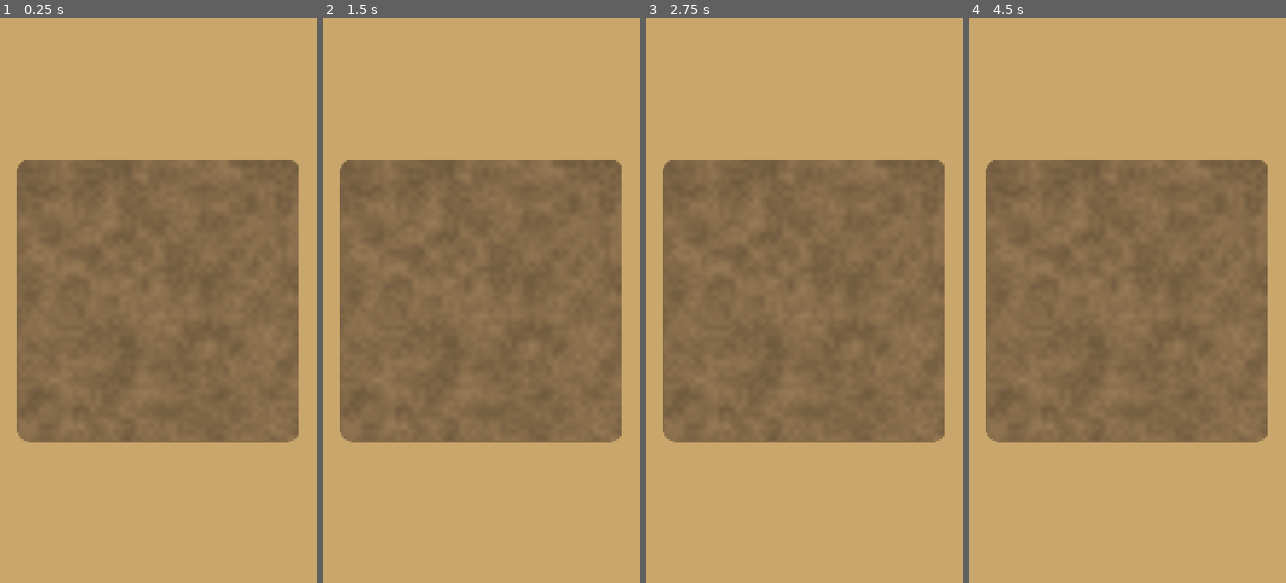
Above: before the commit, frames 1-4 (left to right).
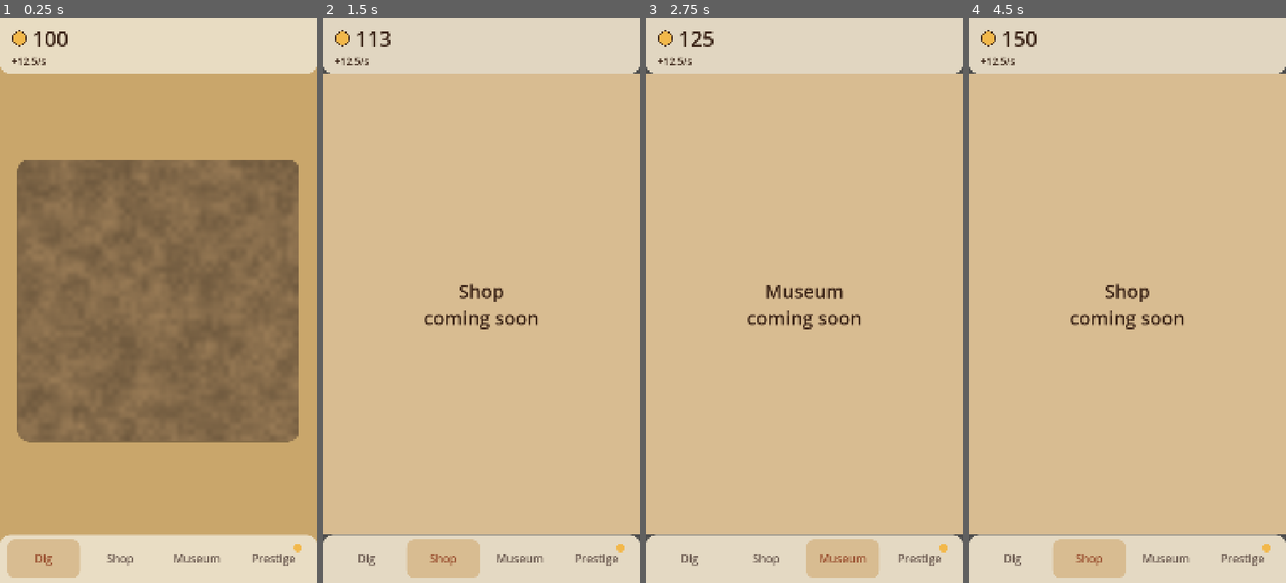
Above: after the commit, the same moments.

Repository: manofwhitebrown/Dust-Bones
Game: Godot game, scene res://scenes/main.tscn
The game is run twice, just before and just after one commit, with the same random seed, the same clock (stepped at 60 frames per second) and the same inputs.
Inputs (mouse positions are in pixels of both pictures, inside the frame that each line leads up to):
- Up to frame 1 (0.25 s): no input
- Up to frame 2 (1.5 s): click (367, 560) at 0.5 s, where only the run after the commit has a clickable "Dig"; click (443, 560) at 1.25 s, where only the run after the commit has a clickable "Shop"
- Up to frame 3 (2.75 s): click (842, 560) at 2 s, where only the run after the commit has a clickable "Museum"
- Up to frame 4 (4.5 s): click (1241, 560) at 2.75 s, where only the run after the commit has a clickable "Prestige"; click (1013, 560) at 3.5 s, where only the run after the commit has a clickable "Dig"; click (1089, 560) at 4.25 s, where only the run after the commit has a clickable "Shop"

The runs differ from the first frame. In frame 1, 18% of the frame differs, in the area x 0-100%, y 0-100%; in frame 2, 100%; in frame 3, 100%; in frame 4, 100%.

Commit message:
feat(ui): shared theme, HUD (tick numbers, safe-area), bottom nav + tab shell; build APK on ai-ui pushes

Diff:
--- /dev/null
+++ b/scenes/hud.tscn
@@ -0,0 +1,93 @@
+[gd_scene format=3]
+
+[ext_resource type="Script" path="res://src/ui/hud.gd" id="1_hud"]
+[ext_resource type="Script" path="res://src/ui/tick_label.gd" id="2_tick"]
+
+[sub_resource type="StyleBoxFlat" id="Style_coin"]
+bg_color = Color(0.949, 0.722, 0.294, 1)
+corner_radius_top_left = 26
+corner_radius_top_right = 26
+corner_radius_bottom_right = 26
+corner_radius_bottom_left = 26
+border_width_left = 4
+border_width_top = 4
+border_width_right = 4
+border_width_bottom = 4
+border_color = Color(0.231, 0.141, 0.09, 1)
+
+[sub_resource type="StyleBoxFlat" id="Style_field"]
+bg_color = Color(0.753, 0.392, 0.235, 1)
+corner_radius_top_left = 18
+corner_radius_top_right = 18
+corner_radius_bottom_right = 18
+corner_radius_bottom_left = 18
+
+[node name="HUD" type="PanelContainer"]
+anchors_preset = 10
+anchor_right = 1.0
+grow_horizontal = 2
+theme_type_variation = &"HudPanel"
+script = ExtResource("1_hud")
+
+[node name="Margin" type="MarginContainer" parent="."]
+layout_mode = 2
+mouse_filter = 2
+theme_override_constants/margin_left = 40
+theme_override_constants/margin_top = 20
+theme_override_constants/margin_right = 40
+theme_override_constants/margin_bottom = 20
+
+[node name="Row" type="HBoxContainer" parent="Margin"]
+layout_mode = 2
+mouse_filter = 2
+
+[node name="Left" type="VBoxContainer" parent="Margin/Row"]
+layout_mode = 2
+size_flags_horizontal = 3
+mouse_filter = 2
+
+[node name="CoinsRow" type="HBoxContainer" parent="Margin/Row/Left"]
+layout_mode = 2
+mouse_filter = 2
+theme_override_constants/separation = 18
+
+[node name="CoinIcon" type="Panel" parent="Margin/Row/Left/CoinsRow"]
+custom_minimum_size = Vector2(52, 52)
+layout_mode = 2
+size_flags_vertical = 4
+mouse_filter = 2
+theme_override_styles/panel = SubResource("Style_coin")
+
+[node name="Coins" type="Label" parent="Margin/Row/Left/CoinsRow"]
+layout_mode = 2
+theme_override_font_sizes/font_size = 72
+text = "0"
+script = ExtResource("2_tick")
+
+[node name="Income" type="Label" parent="Margin/Row/Left"]
+layout_mode = 2
+theme_override_font_sizes/font_size = 34
+text = "+0/s"
+script = ExtResource("2_tick")
+prefix = "+"
+suffix = "/s"
+
+[node name="FieldRow" type="HBoxContainer" parent="Margin/Row"]
+visible = false
+layout_mode = 2
+size_flags_vertical = 4
+mouse_filter = 2
+theme_override_constants/separation = 14
+
+[node name="FieldIcon" type="Panel" parent="Margin/Row/FieldRow"]
+custom_minimum_size = Vector2(36, 36)
+layout_mode = 2
+size_flags_vertical = 4
+mouse_filter = 2
+theme_override_styles/panel = SubResource("Style_field")
+
+[node name="Fieldwork" type="Label" parent="Margin/Row/FieldRow"]
+layout_mode = 2
+theme_override_font_sizes/font_size = 44
+text = "0"
+script = ExtResource("2_tick")
--- a/scenes/main.tscn
+++ b/scenes/main.tscn
@@ -1,6 +1,10 @@
 [gd_scene format=3]
 
-[ext_resource type="PackedScene" path="res://scenes/dig_view.tscn" id="1_dig"]
+[ext_resource type="Script" path="res://src/ui/main.gd" id="1_main"]
+[ext_resource type="Theme" path="res://src/ui/theme/dust_theme.tres" id="2_theme"]
+[ext_resource type="PackedScene" path="res://scenes/dig_view.tscn" id="3_dig"]
+[ext_resource type="PackedScene" path="res://scenes/hud.tscn" id="4_hud"]
+[ext_resource type="PackedScene" path="res://scenes/nav_bar.tscn" id="5_nav"]
 
 [node name="Main" type="Control"]
 layout_mode = 3
@@ -9,6 +13,32 @@
 anchor_bottom = 1.0
 grow_horizontal = 2
 grow_vertical = 2
+theme = ExtResource("2_theme")
+script = ExtResource("1_main")
 
-[node name="DigView" parent="." instance=ExtResource("1_dig")]
+[node name="DigView" parent="." instance=ExtResource("3_dig")]
 layout_mode = 1
+
+[node name="Views" type="Control" parent="."]
+visible = false
+layout_mode = 1
+anchors_preset = 15
+anchor_right = 1.0
+anchor_bottom = 1.0
+grow_horizontal = 2
+grow_vertical = 2
+
+[node name="Bg" type="ColorRect" parent="Views"]
+layout_mode = 1
+anchors_preset = 15
+anchor_right = 1.0
+anchor_bottom = 1.0
+grow_horizontal = 2
+grow_vertical = 2
+color = Color(0.847, 0.737, 0.569, 1)
+
+[node name="HUD" parent="." instance=ExtResource("4_hud")]
+layout_mode = 1
+
+[node name="NavBar" parent="." instance=ExtResource("5_nav")]
+layout_mode = 1
--- /dev/null
+++ b/scenes/nav_bar.tscn
@@ -0,0 +1,26 @@
+[gd_scene format=3]
+
+[ext_resource type="Script" path="res://src/ui/nav_bar.gd" id="1_nav"]
+
+[node name="NavBar" type="PanelContainer"]
+anchors_preset = 12
+anchor_top = 1.0
+anchor_right = 1.0
+anchor_bottom = 1.0
+grow_horizontal = 2
+grow_vertical = 0
+theme_type_variation = &"NavPanel"
+script = ExtResource("1_nav")
+
+[node name="Margin" type="MarginContainer" parent="."]
+layout_mode = 2
+mouse_filter = 2
+theme_override_constants/margin_left = 24
+theme_override_constants/margin_top = 16
+theme_override_constants/margin_right = 24
+theme_override_constants/margin_bottom = 16
+
+[node name="Row" type="HBoxContainer" parent="Margin"]
+layout_mode = 2
+mouse_filter = 2
+theme_override_constants/separation = 12
--- /dev/null
+++ b/src/ui/hud.gd
@@ -0,0 +1,40 @@
+class_name Hud
+extends PanelContainer
+## Coins, income/sec and (when > 0) fieldwork. Signal-driven; never polls.
+
+const BASE_MARGIN_TOP: float = 20.0
+
+@onready var _margin: MarginContainer = $Margin
+@onready var _coins: TickLabel = $Margin/Row/Left/CoinsRow/Coins
+@onready var _coin_icon: Control = $Margin/Row/Left/CoinsRow/CoinIcon
+@onready var _income: TickLabel = $Margin/Row/Left/Income
+@onready var _field_row: Control = $Margin/Row/FieldRow
+@onready var _field: TickLabel = $Margin/Row/FieldRow/Fieldwork
+
+
+func _ready() -> void:
+	EventBus.currency_changed.connect(_on_currency)
+	EventBus.income_changed.connect(_on_income)
+	_on_currency("coins", GameState.get_balance("coins"), true)
+	_on_currency("fieldwork", GameState.get_balance("fieldwork"), true)
+	_income.set_value(GameState.get_income_per_sec(), true)
+
+
+func set_top_inset(px: float) -> void:
+	_margin.add_theme_constant_override("margin_top", int(BASE_MARGIN_TOP + px))
+
+
+func get_coin_anchor() -> Vector2:
+	return _coin_icon.global_position + _coin_icon.size * 0.5
+
+
+func _on_currency(currency: String, amount: float, instant: bool = false) -> void:
+	if currency == "coins":
+		_coins.set_value(amount, instant)
+	elif currency == "fieldwork":
+		_field_row.visible = amount > 0.0
+		_field.set_value(amount, instant)
+
+
+func _on_income(per_second: float) -> void:
+	_income.set_value(per_second)
--- /dev/null
+++ b/src/ui/main.gd
@@ -0,0 +1,58 @@
+extends Control
+## App shell: HUD on top, tabs on the bottom, one view visible at a time.
+
+const TAB_DIG: StringName = &"dig"
+
+var _views: Dictionary = {} # tab -> Control (non-dig tabs live under $Views)
+
+@onready var _dig: DigView = $DigView
+@onready var _fx: Juice = $DigView/RevealFX
+@onready var _view_host: Control = $Views
+@onready var _hud: Hud = $HUD
+@onready var _nav: NavBar = $NavBar
+
+
+func _ready() -> void:
+	_nav.tab_selected.connect(_show_tab)
+	_hud.resized.connect(_update_view_rect)
+	_nav.resized.connect(_update_view_rect)
+	get_tree().root.size_changed.connect(_apply_insets)
+	EventBus.prestige_available_changed.connect(_nav.set_prestige_dot)
+	_nav.set_prestige_dot(bool(GameState.get_prestige_preview().get("can_prestige", false)))
+	_fx.museum_pulse.connect(_nav.pulse.bind(&"museum"))
+	_dig.reveal_started.connect(_on_reveal_started)
+	register_view(&"shop", PlaceholderView.new().setup("Shop"))
+	register_view(&"museum", PlaceholderView.new().setup("Museum"))
+	register_view(&"prestige", PlaceholderView.new().setup("Prestige"))
+	_apply_insets()
+	_show_tab(TAB_DIG)
+
+
+func register_view(tab: StringName, view: Control) -> void:
+	if _views.has(tab):
+		(_views[tab] as Control).queue_free()
+	view.visible = false
+	_view_host.add_child(view)
+	_views[tab] = view
+
+
+func _show_tab(tab: StringName) -> void:
+	_dig.visible = tab == TAB_DIG
+	_view_host.visible = tab != TAB_DIG
+	for t: StringName in _views:
+		(_views[t] as Control).visible = t == tab
+
+
+func _on_reveal_started(_result: Dictionary, _slab: DirtSlab) -> void:
+	_fx.coin_target_global = _hud.get_coin_anchor()
+
+
+func _apply_insets() -> void:
+	var ins: Vector4 = SafeArea.insets(get_viewport())
+	_hud.set_top_inset(ins.y)
+	_nav.set_bottom_inset(ins.w)
+
+
+func _update_view_rect() -> void:
+	_view_host.offset_top = _hud.size.y
+	_view_host.offset_bottom = -_nav.size.y
--- /dev/null
+++ b/src/ui/nav_bar.gd
@@ -0,0 +1,79 @@
+class_name NavBar
+extends PanelContainer
+## Bottom tabs: Dig / Shop / Museum / Prestige (+ glow dot, + pulse for new finds).
+
+signal tab_selected(tab: StringName)
+
+const TABS: Array[StringName] = [&"dig", &"shop", &"museum", &"prestige"]
+const LABELS: Dictionary = {&"dig": "Dig", &"shop": "Shop", &"museum": "Museum", &"prestige": "Prestige"}
+const BUTTON_H: float = 132.0 # >= 48 dp at typical phone density
+const BASE_MARGIN_BOTTOM: float = 16.0
+const DOT_SIZE: float = 26.0
+const PULSE_SCALE: float = 1.18
+
+var _buttons: Dictionary = {}
+var _dot: Panel
+var _dot_tween: Tween
+
+@onready var _margin: MarginContainer = $Margin
+@onready var _row: HBoxContainer = $Margin/Row
+
+
+func _ready() -> void:
+	var group: ButtonGroup = ButtonGroup.new()
+	for tab: StringName in TABS:
+		var b: Button = Button.new()
+		b.text = String(LABELS[tab])
+		b.toggle_mode = true
+		b.button_group = group
+		b.theme_type_variation = &"NavButton"
+		b.custom_minimum_size = Vector2(0.0, BUTTON_H)
+		b.size_flags_horizontal = Control.SIZE_EXPAND_FILL
+		b.focus_mode = Control.FOCUS_NONE
+		b.pressed.connect(func() -> void: tab_selected.emit(tab))
+		_row.add_child(b)
+		_buttons[tab] = b
+	(_buttons[&"dig"] as Button).button_pressed = true
+	var style: StyleBoxFlat = StyleBoxFlat.new()
+	style.bg_color = Palette.ACCENT
+	style.set_corner_radius_all(int(DOT_SIZE))
+	_dot = Panel.new()
+	_dot.size = Vector2.ONE * DOT_SIZE
+	_dot.pivot_offset = _dot.size * 0.5
+	_dot.mouse_filter = Control.MOUSE_FILTER_IGNORE
+	_dot.add_theme_stylebox_override("panel", style)
+	_dot.visible = false
+	var pb: Button = _buttons[&"prestige"]
+	pb.add_child(_dot)
+	pb.resized.connect(func() -> void: _dot.position = Vector2(pb.size.x * 0.5 + 70.0, 16.0))
+
+
+func set_bottom_inset(px: float) -> void:
+	_margin.add_theme_constant_override("margin_bottom", int(BASE_MARGIN_BOTTOM + px))
+
+
+func select(tab: StringName) -> void:
+	(_buttons[tab] as Button).button_pressed = true
+	tab_selected.emit(tab)
+
+
+func set_prestige_dot(on: bool) -> void:
+	if _dot_tween != null:
+		_dot_tween.kill()
+		_dot_tween = null
+	_dot.visible = on
+	_dot.scale = Vector2.ONE
+	if on:
+		_dot_tween = create_tween().set_loops()
+		_dot_tween.tween_property(_dot, "scale", Vector2.ONE * PULSE_SCALE, 0.6) \
+				.set_trans(Tween.TRANS_SINE).set_ease(Tween.EASE_IN_OUT)
+		_dot_tween.tween_property(_dot, "scale", Vector2.ONE, 0.6) \
+				.set_trans(Tween.TRANS_SINE).set_ease(Tween.EASE_IN_OUT)
+
+
+func pulse(tab: StringName) -> void:
+	var b: Button = _buttons[tab]
+	b.pivot_offset = b.size * 0.5
+	var tw: Tween = create_tween()
+	tw.tween_property(b, "scale", Vector2.ONE * PULSE_SCALE, 0.12).set_trans(Tween.TRANS_QUAD).set_ease(Tween.EASE_OUT)
+	tw.tween_property(b, "scale", Vector2.ONE, 0.25).set_trans(Tween.TRANS_BACK).set_ease(Tween.EASE_OUT)
--- /dev/null
+++ b/src/ui/placeholder_view.gd
@@ -0,0 +1,15 @@
+class_name PlaceholderView
+extends Control
+## Temporary tab content until the real view lands (shop B5, museum B6, prestige B7).
+
+
+func setup(title: String) -> PlaceholderView:
+	set_anchors_preset(Control.PRESET_FULL_RECT)
+	var l: Label = Label.new()
+	l.text = "%s\ncoming soon" % title
+	l.theme_type_variation = &"Heading"
+	l.horizontal_alignment = HORIZONTAL_ALIGNMENT_CENTER
+	l.vertical_alignment = VERTICAL_ALIGNMENT_CENTER
+	l.set_anchors_preset(Control.PRESET_FULL_RECT)
+	add_child(l)
+	return self
--- /dev/null
+++ b/src/ui/safe_area.gd
@@ -0,0 +1,19 @@
+class_name SafeArea
+extends RefCounted
+## Display-cutout / system-bar insets converted to canvas units (left, top, right, bottom).
+
+
+static func insets(vp: Viewport) -> Vector4:
+	if not OS.has_feature("mobile"):
+		return Vector4.ZERO
+	var safe: Rect2i = DisplayServer.get_display_safe_area()
+	var screen: Vector2i = DisplayServer.screen_get_size()
+	var win: Vector2 = Vector2(DisplayServer.window_get_size())
+	if win.x <= 0.0 or win.y <= 0.0:
+		return Vector4.ZERO
+	var k: Vector2 = vp.get_visible_rect().size / win
+	return Vector4(
+		maxf(float(safe.position.x), 0.0) * k.x,
+		maxf(float(safe.position.y), 0.0) * k.y,
+		maxf(float(screen.x - safe.end.x), 0.0) * k.x,
+		maxf(float(screen.y - safe.end.y), 0.0) * k.y)
--- /dev/null
+++ b/src/ui/theme/dust_theme.tres
@@ -0,0 +1,146 @@
+[gd_resource type="Theme" format=3]
+
+[sub_resource type="StyleBoxFlat" id="StyleBoxFlat_lyg7j"]
+content_margin_left = 28.0
+content_margin_top = 28.0
+content_margin_right = 28.0
+content_margin_bottom = 28.0
+bg_color = Color(0.23137255, 0.14117648, 0.09019608, 0.25)
+corner_radius_top_left = 28
+corner_radius_top_right = 28
+corner_radius_bottom_right = 28
+corner_radius_bottom_left = 28
+
+[sub_resource type="StyleBoxEmpty" id="StyleBoxEmpty_25og7"]
+
+[sub_resource type="StyleBoxFlat" id="StyleBoxFlat_xfib8"]
+content_margin_left = 28.0
+content_margin_top = 28.0
+content_margin_right = 28.0
+content_margin_bottom = 28.0
+bg_color = Color(0.7776471, 0.45294118, 0.31176472, 1)
+corner_radius_top_left = 28
+corner_radius_top_right = 28
+corner_radius_bottom_right = 28
+corner_radius_bottom_left = 28
+
+[sub_resource type="StyleBoxFlat" id="StyleBoxFlat_sxcfq"]
+content_margin_left = 28.0
+content_margin_top = 28.0
+content_margin_right = 28.0
+content_margin_bottom = 28.0
+bg_color = Color(0.7529412, 0.39215687, 0.23529412, 1)
+corner_radius_top_left = 28
+corner_radius_top_right = 28
+corner_radius_bottom_right = 28
+corner_radius_bottom_left = 28
+
+[sub_resource type="StyleBoxFlat" id="StyleBoxFlat_6cc76"]
+content_margin_left = 28.0
+content_margin_top = 28.0
+content_margin_right = 28.0
+content_margin_bottom = 28.0
+bg_color = Color(0.64000005, 0.33333334, 0.2, 1)
+corner_radius_top_left = 28
+corner_radius_top_right = 28
+corner_radius_bottom_right = 28
+corner_radius_bottom_left = 28
+
+[sub_resource type="StyleBoxFlat" id="StyleBoxFlat_eja0c"]
+content_margin_left = 0.0
+content_margin_top = 0.0
+content_margin_right = 0.0
+content_margin_bottom = 0.0
+bg_color = Color(0.91764706, 0.8745098, 0.78431374, 0.94)
+corner_radius_bottom_right = 36
+corner_radius_bottom_left = 36
+
+[sub_resource type="StyleBoxFlat" id="StyleBoxFlat_bgmv2"]
+content_margin_left = 12.0
+content_margin_top = 12.0
+content_margin_right = 12.0
+content_margin_bottom = 12.0
+bg_color = Color(0.84705883, 0.7372549, 0.5686275, 0)
+corner_radius_top_left = 28
+corner_radius_top_right = 28
+corner_radius_bottom_right = 28
+corner_radius_bottom_left = 28
+
+[sub_resource type="StyleBoxEmpty" id="StyleBoxEmpty_thu87"]
+
+[sub_resource type="StyleBoxFlat" id="StyleBoxFlat_dnsk0"]
+content_margin_left = 12.0
+content_margin_top = 12.0
+content_margin_right = 12.0
+content_margin_bottom = 12.0
+bg_color = Color(0.84705883, 0.7372549, 0.5686275, 1)
+corner_radius_top_left = 28
+corner_radius_top_right = 28
+corner_radius_bottom_right = 28
+corner_radius_bottom_left = 28
+
+[sub_resource type="StyleBoxFlat" id="StyleBoxFlat_2qfv6"]
+content_margin_left = 0.0
+content_margin_top = 0.0
+content_margin_right = 0.0
+content_margin_bottom = 0.0
+bg_color = Color(0.91764706, 0.8745098, 0.78431374, 0.96)
+corner_radius_top_left = 36
+corner_radius_top_right = 36
+
+[sub_resource type="StyleBoxFlat" id="StyleBoxFlat_m8ge0"]
+content_margin_left = 0.0
+content_margin_top = 0.0
+content_margin_right = 0.0
+content_margin_bottom = 0.0
+bg_color = Color(0.91764706, 0.8745098, 0.78431374, 1)
+corner_radius_top_left = 28
+corner_radius_top_right = 28
+corner_radius_bottom_right = 28
+corner_radius_bottom_left = 28
+
+[sub_resource type="StyleBoxFlat" id="StyleBoxFlat_mupmr"]
+content_margin_left = 24.0
+content_margin_top = 24.0
+content_margin_right = 24.0
+content_margin_bottom = 24.0
+bg_color = Color(0.91764706, 0.8745098, 0.78431374, 1)
+corner_radius_top_left = 28
+corner_radius_top_right = 28
+corner_radius_bottom_right = 28
+corner_radius_bottom_left = 28
+
+[resource]
+default_font_size = 40
+Button/colors/font_color = Color(0.91764706, 0.8745098, 0.78431374, 1)
+Button/colors/font_disabled_color = Color(0.91764706, 0.8745098, 0.78431374, 0.6)
+Button/colors/font_focus_color = Color(0.91764706, 0.8745098, 0.78431374, 1)
+Button/colors/font_hover_color = Color(0.91764706, 0.8745098, 0.78431374, 1)
+Button/colors/font_pressed_color = Color(0.91764706, 0.8745098, 0.78431374, 1)
+Button/styles/disabled = SubResource("StyleBoxFlat_lyg7j")
+Button/styles/focus = SubResource("StyleBoxEmpty_25og7")
+Button/styles/hover = SubResource("StyleBoxFlat_xfib8")
+Button/styles/normal = SubResource("StyleBoxFlat_sxcfq")
+Button/styles/pressed = SubResource("StyleBoxFlat_6cc76")
+Heading/base_type = &"Label"
+Heading/font_sizes/font_size = 64
+HudPanel/base_type = &"PanelContainer"
+HudPanel/styles/panel = SubResource("StyleBoxFlat_eja0c")
+Label/colors/font_color = Color(0.23137255, 0.14117648, 0.09019608, 1)
+NavButton/base_type = &"Button"
+NavButton/colors/font_color = Color(0.42352942, 0.35588235, 0.31764707, 1)
+NavButton/colors/font_focus_color = Color(0.42352942, 0.35588235, 0.31764707, 1)
+NavButton/colors/font_hover_color = Color(0.42352942, 0.35588235, 0.31764707, 1)
+NavButton/colors/font_hover_pressed_color = Color(0.602353, 0.3137255, 0.1882353, 1)
+NavButton/colors/font_pressed_color = Color(0.602353, 0.3137255, 0.1882353, 1)
+NavButton/font_sizes/font_size = 38
+NavButton/styles/disabled = SubResource("StyleBoxFlat_bgmv2")
+NavButton/styles/focus = SubResource("StyleBoxEmpty_thu87")
+NavButton/styles/hover = SubResource("StyleBoxFlat_bgmv2")
+NavButton/styles/hover_pressed = SubResource("StyleBoxFlat_dnsk0")
+NavButton/styles/normal = SubResource("StyleBoxFlat_bgmv2")
+NavButton/styles/pressed = SubResource("StyleBoxFlat_dnsk0")
+NavPanel/base_type = &"PanelContainer"
+NavPanel/styles/panel = SubResource("StyleBoxFlat_2qfv6")
+Panel/styles/panel = SubResource("StyleBoxFlat_m8ge0")
+PanelContainer/styles/panel = SubResource("StyleBoxFlat_mupmr")
--- /dev/null
+++ b/src/ui/theme/ui_theme.gd
@@ -0,0 +1,66 @@
+class_name UiTheme
+extends RefCounted
+## Builds the one shared Theme (saved as dust_theme.tres by tools/assets_gen/make_theme.gd).
+
+const FONT_SIZE: int = 40
+const RADIUS: int = 28
+const HEADING_SIZE: int = 64
+
+
+static func build() -> Theme:
+	var t: Theme = Theme.new()
+	t.default_font_size = FONT_SIZE
+
+	t.set_color("font_color", "Label", Palette.UMBER)
+	t.set_type_variation(&"Heading", &"Label")
+	t.set_font_size("font_size", "Heading", HEADING_SIZE)
+
+	t.set_stylebox("panel", "PanelContainer", _box(Palette.BONE, RADIUS, 24.0))
+	t.set_stylebox("panel", "Panel", _box(Palette.BONE, RADIUS, 0.0))
+
+	t.set_type_variation(&"HudPanel", &"PanelContainer")
+	t.set_stylebox("panel", "HudPanel", _box(Color(Palette.BONE, 0.94), 0, 0.0, 36))
+	t.set_type_variation(&"NavPanel", &"PanelContainer")
+	t.set_stylebox("panel", "NavPanel", _box(Color(Palette.BONE, 0.96), 0, 0.0, 0, 36))
+
+	t.set_stylebox("normal", "Button", _box(Palette.TERRACOTTA, RADIUS, 28.0))
+	t.set_stylebox("hover", "Button", _box(Palette.TERRACOTTA.lightened(0.1), RADIUS, 28.0))
+	t.set_stylebox("pressed", "Button", _box(Palette.TERRACOTTA.darkened(0.15), RADIUS, 28.0))
+	t.set_stylebox("disabled", "Button", _box(Color(Palette.UMBER, 0.25), RADIUS, 28.0))
+	t.set_stylebox("focus", "Button", StyleBoxEmpty.new())
+	for c in ["font_color", "font_hover_color", "font_pressed_color", "font_focus_color"]:
+		t.set_color(c, "Button", Palette.BONE)
+	t.set_color("font_disabled_color", "Button", Color(Palette.BONE, 0.6))
+
+	t.set_type_variation(&"NavButton", &"Button")
+	var flat: StyleBoxFlat = _box(Color(Palette.SAND, 0.0), RADIUS, 12.0)
+	var active: StyleBoxFlat = _box(Palette.SAND, RADIUS, 12.0)
+	for s in ["normal", "hover", "disabled"]:
+		t.set_stylebox(s, "NavButton", flat)
+	t.set_stylebox("pressed", "NavButton", active)
+	t.set_stylebox("hover_pressed", "NavButton", active)
+	t.set_stylebox("focus", "NavButton", StyleBoxEmpty.new())
+	for c in ["font_color", "font_hover_color", "font_focus_color"]:
+		t.set_color(c, "NavButton", Palette.UMBER.lightened(0.25))
+	for c in ["font_pressed_color", "font_hover_pressed_color"]:
+		t.set_color(c, "NavButton", Palette.TERRACOTTA.darkened(0.2))
+	t.set_font_size("font_size", "NavButton", 38)
+	return t
+
+
+static func _box(color: Color, radius: int, margin: float, bottom_radius: int = -1, top_radius: int = -1) -> StyleBoxFlat:
+	var b: StyleBoxFlat = StyleBoxFlat.new()
+	b.bg_color = color
+	b.set_corner_radius_all(radius)
+	if bottom_radius >= 0:
+		b.corner_radius_top_left = 0
+		b.corner_radius_top_right = 0
+		b.corner_radius_bottom_left = bottom_radius
+		b.corner_radius_bottom_right = bottom_radius
+	if top_radius >= 0:
+		b.corner_radius_bottom_left = 0
+		b.corner_radius_bottom_right = 0
+		b.corner_radius_top_left = top_radius
+		b.corner_radius_top_right = top_radius
+	b.set_content_margin_all(margin)
+	return b
--- /dev/null
+++ b/src/ui/tick_label.gd
@@ -0,0 +1,46 @@
+class_name TickLabel
+extends Label
+## Number label that eases toward its target but always ends exactly on it.
+## Processes only while animating; set_value() is O(1) so event storms are cheap.
+
+const TICK_TIME: float = 0.45
+const CATCH_RATE: float = 14.0
+
+@export var prefix: String = ""
+@export var suffix: String = ""
+
+var _shown: float = 0.0
+var _target: float = 0.0
+var _age: float = 0.0
+
+
+func _ready() -> void:
+	set_process(false)
+	_refresh()
+
+
+func set_value(value: float, instant: bool = false) -> void:
+	_target = value
+	if instant or not is_visible_in_tree():
+		_shown = value
+		_refresh()
+		set_process(false)
+		return
+	_age = 0.0
+	set_process(true)
+
+
+func _process(delta: float) -> void:
+	_age += delta
+	if _age >= TICK_TIME:
+		_shown = _target
+		set_process(false)
+	else:
+		_shown = lerpf(_shown, _target, 1.0 - exp(-CATCH_RATE * delta))
+	_refresh()
+
+
+func _refresh() -> void:
+	var t: String = prefix + NumFormat.fmt(_shown) + suffix
+	if t != text:
+		text = t
--- /dev/null
+++ b/tools/assets_gen/make_theme.gd
@@ -0,0 +1,7 @@
+extends SceneTree
+## Regenerate the shared theme:  godot --headless --path . -s tools/assets_gen/make_theme.gd
+
+func _init() -> void:
+	var err: int = ResourceSaver.save(UiTheme.build(), "res://src/ui/theme/dust_theme.tres")
+	print("theme saved, err=", err)
+	quit(err)
Not shown, added: src/ui/hud.gd.uid
Not shown, added: src/ui/main.gd.uid
Not shown, added: src/ui/nav_bar.gd.uid
Not shown, added: src/ui/placeholder_view.gd.uid
Not shown, added: src/ui/safe_area.gd.uid
Not shown, added: src/ui/theme/ui_theme.gd.uid
Not shown, added: src/ui/tick_label.gd.uid
Not shown, added: tools/assets_gen/make_theme.gd.uid
Not shown, changed: .github/workflows/build-apk.yml
